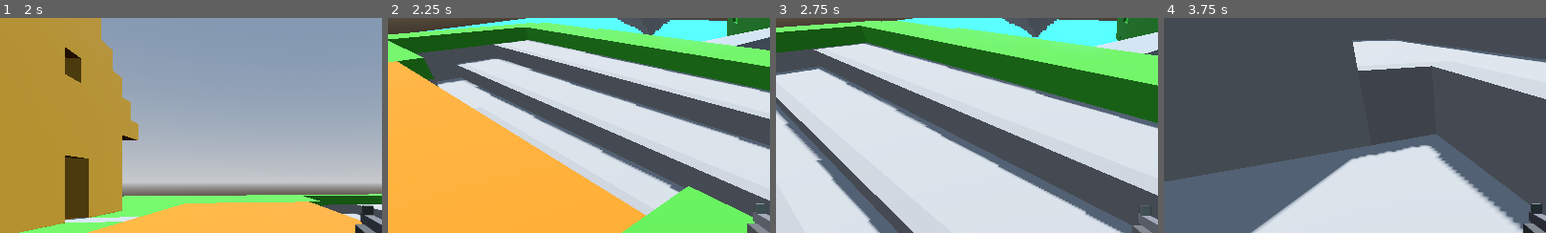
Above: before the commit, frames 1-4 (left to right).
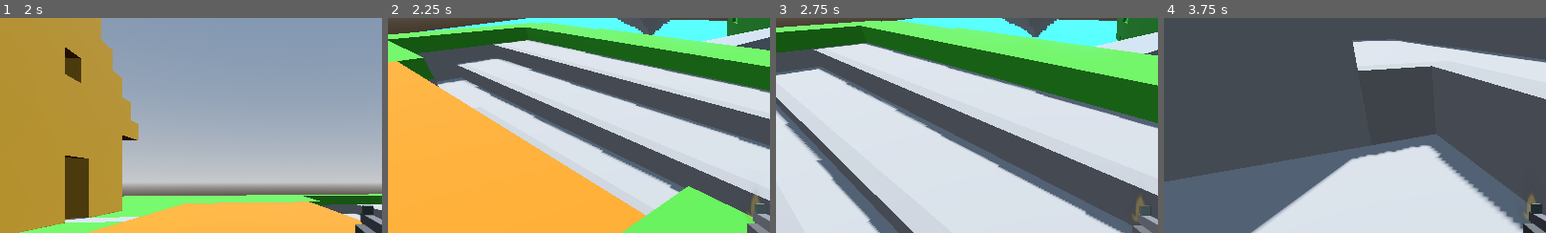
Above: after the commit, the same moments.

Repository: qdanq/Battle-duo
Game: Godot game, scene res://menu.tscn
Two runs of this game, one before a commit and one after it. Both use one fixed random seed, a clock stepped at 60 frames per second and the inputs below.
Inputs (mouse positions are % of the whole screen's width and height, from its top left):
- Up to frame 1 (2 s): click (50, 54) at 0.52 s; type "12" at 0.6 s; click "Host" at 1.25 s
- Up to frame 2 (2.25 s): tap Enter (ui_accept) at 2 s; move the mouse to (55, 50) at 2.02 s; press the mouse at (55, 50) at 2.03 s; hold W (Up) from 2.03 s (still down)
- Up to frame 3 (2.75 s): keep holding W (Up); tap Enter (ui_accept) at 2.27 s
- Up to frame 4 (3.75 s): keep holding W (Up); move the mouse to (45, 50) at 2.77 s; release the mouse at (45, 50) at 2.78 s; click (45, 50) at 2.85 s; tap Enter (ui_accept) at 3.02 s; move the mouse to (52, 48) at 3.52 s; press the mouse at (52, 48) at 3.53 s
The pictures show only the part of the screen within x 10-60%, y 12-62%; the shares and areas given below are measured in that part.

Frame 1 is identical in both runs. In frame 2, 0.1% of the frame differs, in the area x 94-98%, y 81-94%; in frame 3, 0.1%; in frame 4, 0.1%.

Commit message:
Import particles.

Diff:
--- a/CharacterBody3D.gd
+++ b/CharacterBody3D.gd
@@ -10,6 +10,7 @@
 @onready var camera := $Neck/Camera3D
 @onready var guncam := $Neck/Camera3D/SubViewportContainer/SubViewport/Guncam
 @onready var anim_player := $AnimationPlayer
+@onready var muzzle_flash := $Neck/Camera3D/AutomaticRifle/MuzzleFlash
 
 func _enter_tree():
 	set_multiplayer_authority(str(name).to_int())
@@ -32,8 +33,6 @@
 			neck.rotate_y(-event.relative.x * 0.01)
 			camera.rotate_x(-event.relative.y * 0.01)
 			camera.rotation.x = clamp(camera.rotation.x, deg_to_rad(-80), deg_to_rad(80))
-
-
 
 
 func _process(delta):
@@ -74,5 +73,7 @@
 func play_shoot_effects():
 	if Input.is_action_pressed("shoot"):
 		anim_player.play("shoot")
+		muzzle_flash.restart()
+		muzzle_flash.emitting = true
 	else:
 		anim_player.stop()
--- a/character_body_3d.tscn
+++ b/character_body_3d.tscn
@@ -1,12 +1,40 @@
-[gd_scene load_steps=11 format=3 uid="uid://2rtnxadvyk3k"]
+[gd_scene load_steps=17 format=3 uid="uid://2rtnxadvyk3k"]
 
 [ext_resource type="Script" path="res://CharacterBody3D.gd" id="1_xdui1"]
 [ext_resource type="ArrayMesh" uid="uid://cgfgjy6x2ju1e" path="res://models/weapons/automatic_rifle.obj" id="2_2exa4"]
+[ext_resource type="Texture2D" uid="uid://bqyrsf31binyc" path="res://addons/kenney_particle_pack/muzzle_03.png" id="3_dtcur"]
 
 [sub_resource type="CapsuleMesh" id="CapsuleMesh_xjr7x"]
 
 [sub_resource type="ConvexPolygonShape3D" id="ConvexPolygonShape3D_17ecx"]
 points = PackedVector3Array(-0.125207, -0.532801, -0.480507, 0.0227831, 0.47607, 0.498884, 0.169713, 0.559144, 0.464172 …(924 unchanged characters)…
+
+[sub_resource type="Gradient" id="Gradient_xopyn"]
+offsets = PackedFloat32Array(0.0162602, 0.512195, 1)
+colors = PackedColorArray(0, 0, 0, 1, 1, 1, 1, 0, 1, 1, 1, 1)
+
+[sub_resource type="GradientTexture1D" id="GradientTexture1D_5v61p"]
+gradient = SubResource("Gradient_xopyn")
+
+[sub_resource type="ParticleProcessMaterial" id="ParticleProcessMaterial_u5k67"]
+gravity = Vector3(0, 0, 0)
+color_ramp = SubResource("GradientTexture1D_5v61p")
+
+[sub_resource type="StandardMaterial3D" id="StandardMaterial3D_u3dfn"]
+transparency = 1
+shading_mode = 0
+vertex_color_use_as_albedo = true
+albedo_color = Color(0.976471, 0.811765, 0.341176, 1)
+albedo_texture = ExtResource("3_dtcur")
+billboard_mode = 3
+particles_anim_h_frames = 1
+particles_anim_v_frames = 1
+particles_anim_loop = false
+
+[sub_resource type="PlaneMesh" id="PlaneMesh_usdpf"]
+material = SubResource("StandardMaterial3D_u3dfn")
+size = Vector2(0.5, 0.5)
+orientation = 2
 
 [sub_resource type="SceneReplicationConfig" id="SceneReplicationConfig_46bmj"]
 properties/0/path = NodePath(".:position")
@@ -166,6 +194,17 @@
 mesh = ExtResource("2_2exa4")
 skeleton = NodePath("../../..")
 
+[node name="MuzzleFlash" type="GPUParticles3D" parent="Neck/Camera3D/AutomaticRifle"]
+transform = Transform3D(1, 1.57161e-09, 3.35276e-08, 1.19326e-09, 1, 0, 0, -1.86265e-09, 1, -1.84811, 3.03268, -2.96982)
+emitting = false
+amount = 1
+lifetime = 0.1
+one_shot = true
+visibility_aabb = AABB(-4, -4, -4.0415, 8, 8, 8)
+local_coords = true
+process_material = SubResource("ParticleProcessMaterial_u5k67")
+draw_pass_1 = SubResource("PlaneMesh_usdpf")
+
 [node name="SubViewportContainer" type="SubViewportContainer" parent="Neck/Camera3D"]
 anchors_preset = 15
 anchor_right = 1.0
Not shown, added: addons/kenney_particle_pack/LICENSE.txt
Binary file added: addons/kenney_particle_pack/circle_01.png
Not shown, added: addons/kenney_particle_pack/circle_01.png.import
Binary file added: addons/kenney_particle_pack/circle_02.png
Not shown, added: addons/kenney_particle_pack/circle_02.png.import
Binary file added: addons/kenney_particle_pack/circle_03.png
Not shown, added: addons/kenney_particle_pack/circle_03.png.import
Binary file added: addons/kenney_particle_pack/circle_04.png
Not shown, added: addons/kenney_particle_pack/circle_04.png.import
Binary file added: addons/kenney_particle_pack/circle_05.png
Not shown, added: addons/kenney_particle_pack/circle_05.png.import
Binary file added: addons/kenney_particle_pack/dirt_01.png
(and 338 more such lines)
